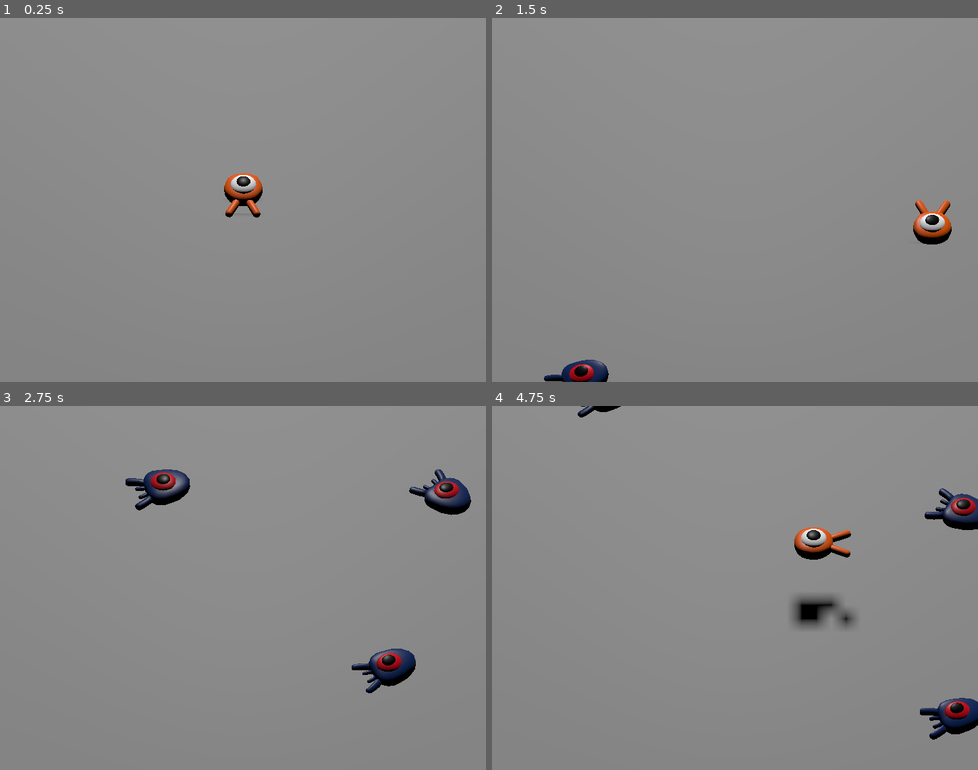
Above: before the commit, frames 1-4 (two rows, left to right).
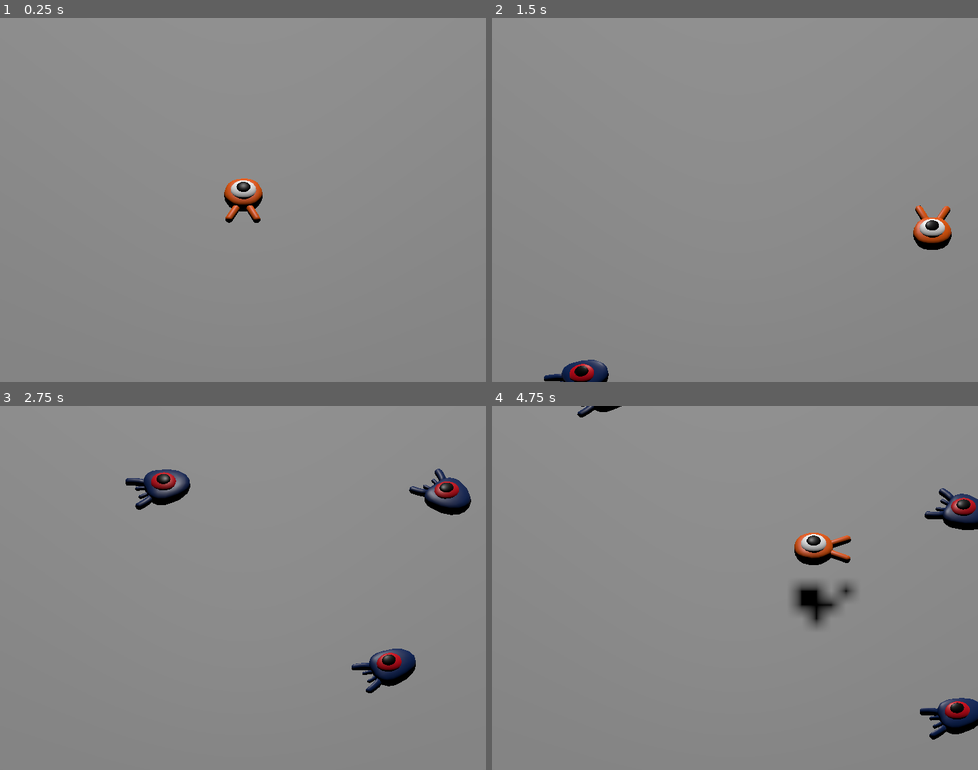
Above: after the commit, the same moments.

Repository: marleeeeeey/godot_exmples
Game: Godot game, scene res://scenes/main.tscn
Two runs of this game, one before a commit and one after it. Both use one fixed random seed, a clock stepped at 60 frames per second and the inputs below.
Inputs:
- Up to frame 1 (0.25 s): no input
- Up to frame 2 (1.5 s): tap Enter at 0.5 s; hold D (move_right) 0.53-1.28 s; tap Space (jump) at 0.77 s; hold S (move_back) from 1.28 s (still down)
- Up to frame 3 (2.75 s): tap Space (jump) at 1.52 s; release S (move_back) at 2.03 s; hold D (move_right) from 2.03 s (still down)
- Up to frame 4 (4.75 s): release D (move_right) at 2.78 s; hold W (move_forward) 2.78-3.53 s; tap Space (jump) at 3.02, 3.77, 4.52 s; hold A (move_left) from 3.53 s (still down)

The runs differ from the first frame. In frame 1, 0.8% of the frame differs, in the area x 46-55%, y 42-57%; in frame 2, 0.8%; in frame 3, less than 0.1%; in frame 4, 1.8%, in the area x 17-100%, y 0-92%.

Commit message:
Implement player dieing.

Diff:
--- a/004_first_3d_game/scenes/main.tscn
+++ b/004_first_3d_game/scenes/main.tscn
@@ -80,4 +80,5 @@
 wait_time = 0.5
 autostart = true
 
+[connection signal="hit" from="Player" to="." method="_on_player_hit"]
 [connection signal="timeout" from="MobTimer" to="." method="_on_mob_timer_timeout"]
--- a/004_first_3d_game/scenes/player.tscn
+++ b/004_first_3d_game/scenes/player.tscn
@@ -1,10 +1,14 @@
-[gd_scene load_steps=4 format=3 uid="uid://d4nuui3h7gb58"]
+[gd_scene load_steps=5 format=3 uid="uid://d4nuui3h7gb58"]
 
 [ext_resource type="Script" path="res://src/player.gd" id="1_45n5v"]
 [ext_resource type="PackedScene" uid="uid://l6el0m5p4lew" path="res://art/player.glb" id="1_ac2jy"]
 
-[sub_resource type="SphereShape3D" id="SphereShape3D_ffmjj"]
-radius = 0.8
+[sub_resource type="BoxShape3D" id="BoxShape3D_0tq3d"]
+size = Vector3(1.565, 0.4, 1.695)
+
+[sub_resource type="CylinderShape3D" id="CylinderShape3D_4kixi"]
+height = 0.2
+radius = 1.054
 
 [node name="Player" type="CharacterBody3D"]
 transform = Transform3D(1, 0, 0, 0, 1, 0, 0, 0, 1, 0, 0.51602, 0)
@@ -16,4 +20,17 @@
 [node name="Character" parent="Pivot" instance=ExtResource("1_ac2jy")]
 
 [node name="CollisionShape3D" type="CollisionShape3D" parent="."]
-shape = SubResource("SphereShape3D_ffmjj")
+transform = Transform3D(1, 0, 0, 0, 1, 0, 0, 0, 1, -0.076, -0.179, 0.012)
+shape = SubResource("BoxShape3D_0tq3d")
+
+[node name="MobDetector" type="Area3D" parent="."]
+transform = Transform3D(1, 0, 0, 0, 1, 0, 0, 0, 1, 0, -0.324318, 0)
+collision_layer = 0
+collision_mask = 2
+monitorable = false
+
+[node name="CollisionShape3D" type="CollisionShape3D" parent="MobDetector"]
+transform = Transform3D(1, 0, 0, 0, 1, 0, 0, 0, 1, 0, 0.55, -0.0564961)
+shape = SubResource("CylinderShape3D_4kixi")
+
+[connection signal="body_entered" from="MobDetector" to="." method="_on_mob_detector_body_entered"]
--- a/004_first_3d_game/src/main.gd
+++ b/004_first_3d_game/src/main.gd
@@ -19,3 +19,7 @@
 
 	# Spawn the mob by adding it to the Main scene.
 	add_child(mob)
+
+
+func _on_player_hit() -> void:
+	$MobTimer.stop()
--- a/004_first_3d_game/src/player.gd
+++ b/004_first_3d_game/src/player.gd
@@ -1,4 +1,8 @@
 extends CharacterBody3D
+
+# Emitted when the player was hit by a mob.
+# Put this at the top of the script.
+signal hit
 
 # How fast the player moves in meters per second.
 @export var speed = 14
@@ -76,3 +80,13 @@
 				break
 
 	move_and_slide()
+
+
+# And this function at the bottom.
+func die():
+	hit.emit()
+	queue_free()
+
+
+func _on_mob_detector_body_entered(body):
+	die()
